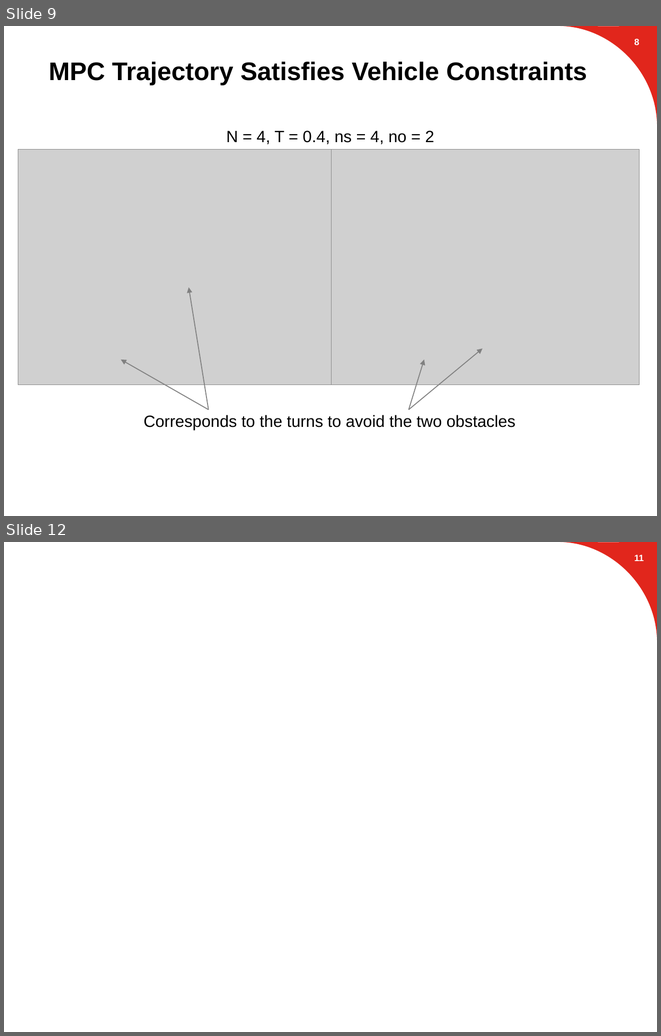
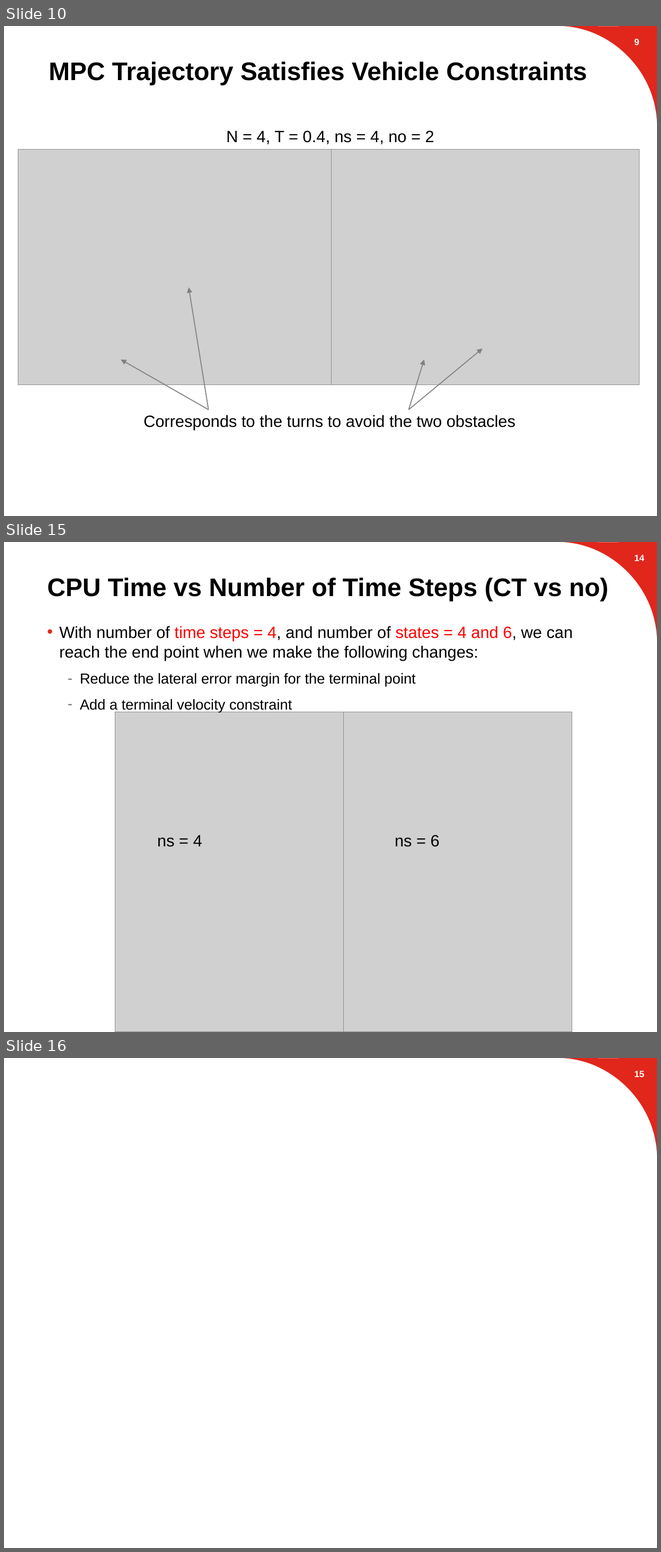
Before and after one commit to suvoganguli/GIG-MPC-Laplacian, a slide deck: 2D Results.pptx. Shown one above the other, each under a label of ours: slides 9 and 12 before the commit, slides 10, 15 and 16 after it; the slides between them are not shown. The pictures are 661x1036 and 661x1552 pixels, drawn with LibreOffice and Linux fonts; fonts in the diff are those of the drawing; grey boxes stand for pictures; background and template pictures are left out. Boxes give left, top, right and bottom in pixels: in the first picture for what was removed or moved away, otherwise in the second. Text is boxed around its words. In the diff, an @@ line names an element or a change of style, - is before the commit and + after.

```diff
--- a/2D Results.pptx
+++ b/2D Results.pptx
@@ slide 15 added at (4, 542, 657, 1032), background #FFFFFF; not listed: 1 template element that a slide beside it also shows @@
@@ page number added at (634, 555, 644, 561), 10 pt, text #FFFFFF, bold @@
+14
@@ title added at (47, 578, 608, 601), 28 pt, text #000000, bold @@
+CPU Time vs Number of Time Steps (CT vs no)
@@ text added at (59, 626, 573, 713), 18 pt, text #000000 @@
+• With number of time steps = 4, and number of states = 4 and 6, we can reach the end point when we make the following changes:
+  – Reduce the lateral error margin for the terminal point
+  – Add a terminal velocity constraint
@@ picture added at (115, 712, 344, 1032) @@
@@ picture added at (344, 712, 572, 1032) @@
@@ text added at (157, 835, 202, 847), 18 pt, text #000000 @@
+ns = 4
@@ text added at (395, 835, 440, 847), 18 pt, text #000000 @@
+ns = 6
@@ what was slide 9 is now slide 10 @@
@@ what was slide 12 is now slide 16 @@
@@ page number at (634, 1071, 644, 1077): text changed @@
-11
+15
```
Also in this commit, not shown: 5 slides changed, 3 other slides added.
